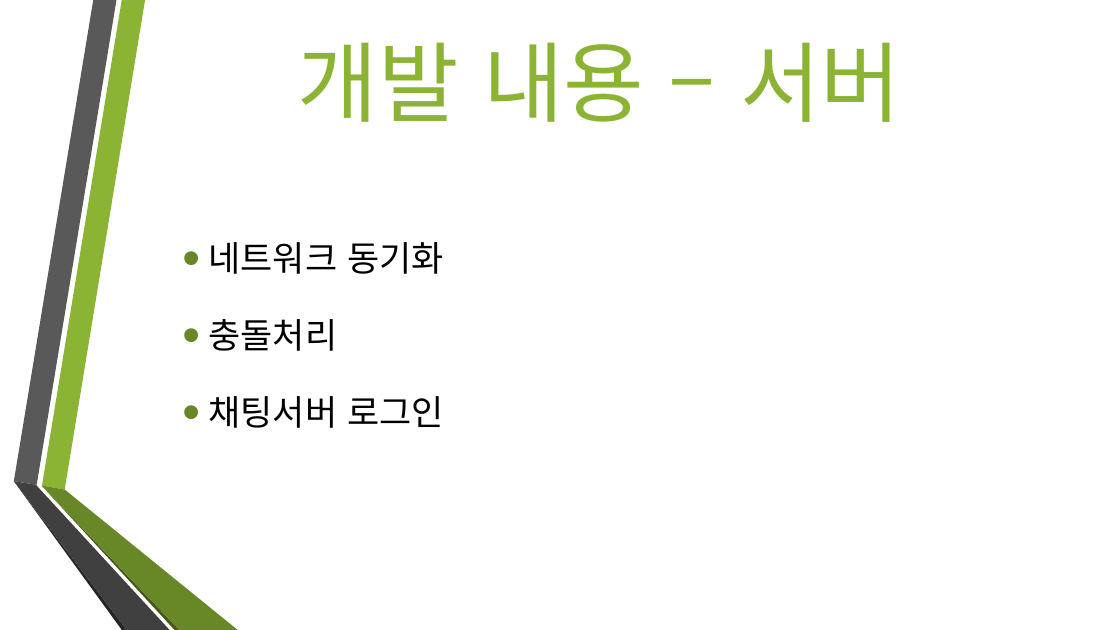
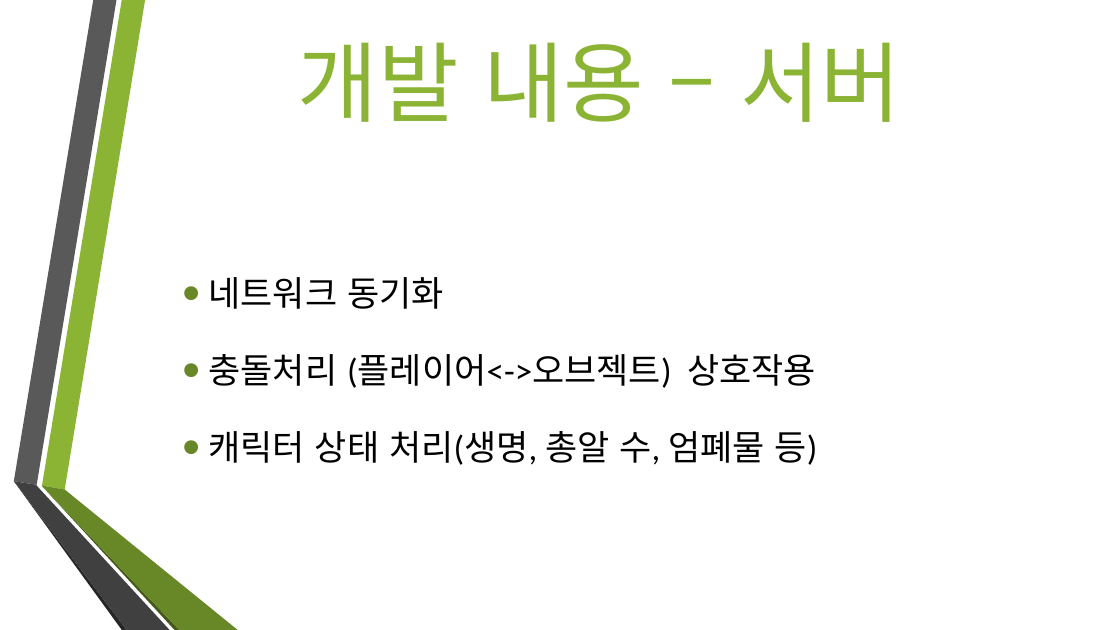
Before and after one commit to jeongHooon/Jungle-War, a slide deck: slide 6 of Jungle War 박정훈 신상우 이수진 이병철.pptx (slide 7 before the commit). Drawn at 1120x630 pixels with LibreOffice and Linux fonts; fonts in the diff are those of the drawing; background and template pictures are left out. Boxes give left, top, right and bottom in pixels: in the first picture for what was removed or moved away, otherwise in the second. Text is boxed around its words. In the diff, an @@ line names an element or a change of style, - is before the commit and + after.

```diff
--- a/Jungle War 박정훈 신상우 이수진 이병철.pptx
+++ b/Jungle War 박정훈 신상우 이수진 이병철.pptx
@@ text at bbox=[209, 354, 818, 465]: text changed @@
-• 충돌처리
-• 채팅서버 로그인
+• 충돌처리 (플레이어<->오브젝트) 상호작용
+• 캐릭터 상태 처리(생명, 총알 수, 엄폐물 등)
```
Also in this commit, not shown: 2 other slides changed, 3 slides removed.
